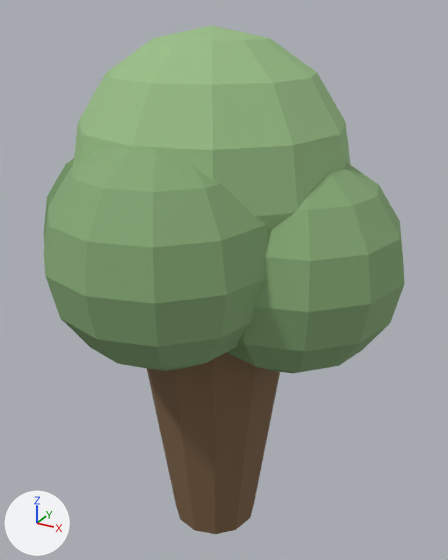
An edit to the glTF model assets/models/resources/tree.glb, drawn before and after from the same camera.
Before and after are seen from a camera (50 mm lens) standing at (0.61, -1.062, 0.86) and looking at (0.01, 0.03, 0.314). Lighting does not change. The marker at lower left points along +X, +Y and +Z. The picture after the commit comes second.

Names of what the first picture shows: 'tree'.
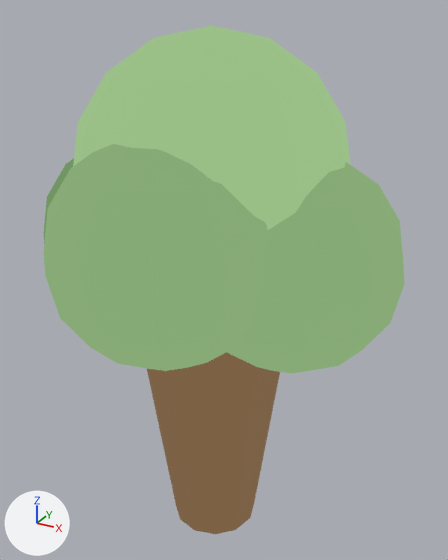
Boxes (x1, y1, x2, y2) around the edits, measured in the pictures (448 x 560 px):
'tree', recoloured, surface changed (lighter): (44, 28, 404, 534) in both

The edits, one by one:
Material 'TreeWood' (mat_treewood) changes colour from brown #7c6145 to black #000000; in linear values from (0.2, 0.12, 0.06) to (0.0, 0.0, 0.0).
In material 'TreeWood' (mat_treewood), metallic goes from 0.0 to 1.0.
In material 'TreeWood' (mat_treewood), emission_strength is now set to 1.0.
In material 'TreeWood' (mat_treewood), emission_color is now set to (0.2, 0.12, 0.06), brown #7c6145.
Material 'TreeLeavesLt' (mat_treeleaveslt) changes colour from green #99bf86 to black #000000; in linear values from (0.32, 0.52, 0.24) to (0.0, 0.0, 0.0).
In material 'TreeLeavesLt' (mat_treeleaveslt), metallic goes from 0.0 to 1.0.
In material 'TreeLeavesLt' (mat_treeleaveslt), emission_strength is now set to 1.0.
In material 'TreeLeavesLt' (mat_treeleaveslt), emission_color is now set to (0.32, 0.52, 0.24), green #99bf86.
Material 'TreeLeaves' (mat_treeleaves) changes colour from green #86aa76 to black #000000; in linear values from (0.24, 0.4, 0.18) to (0.0, 0.0, 0.0).
In material 'TreeLeaves' (mat_treeleaves), metallic goes from 0.0 to 1.0.
In material 'TreeLeaves' (mat_treeleaves), emission_strength is now set to 1.0.
In material 'TreeLeaves' (mat_treeleaves), emission_color is now set to (0.24, 0.4, 0.18), green #86aa76.
Material 'TreeLeavesDk' (mat_treeleavesdk) changes colour from green #6f9561 to black #000000; in linear values from (0.16, 0.3, 0.12) to (0.0, 0.0, 0.0).
In material 'TreeLeavesDk' (mat_treeleavesdk), emission_strength is now set to 1.0.
In material 'TreeLeavesDk' (mat_treeleavesdk), metallic goes from 0.0 to 1.0.
